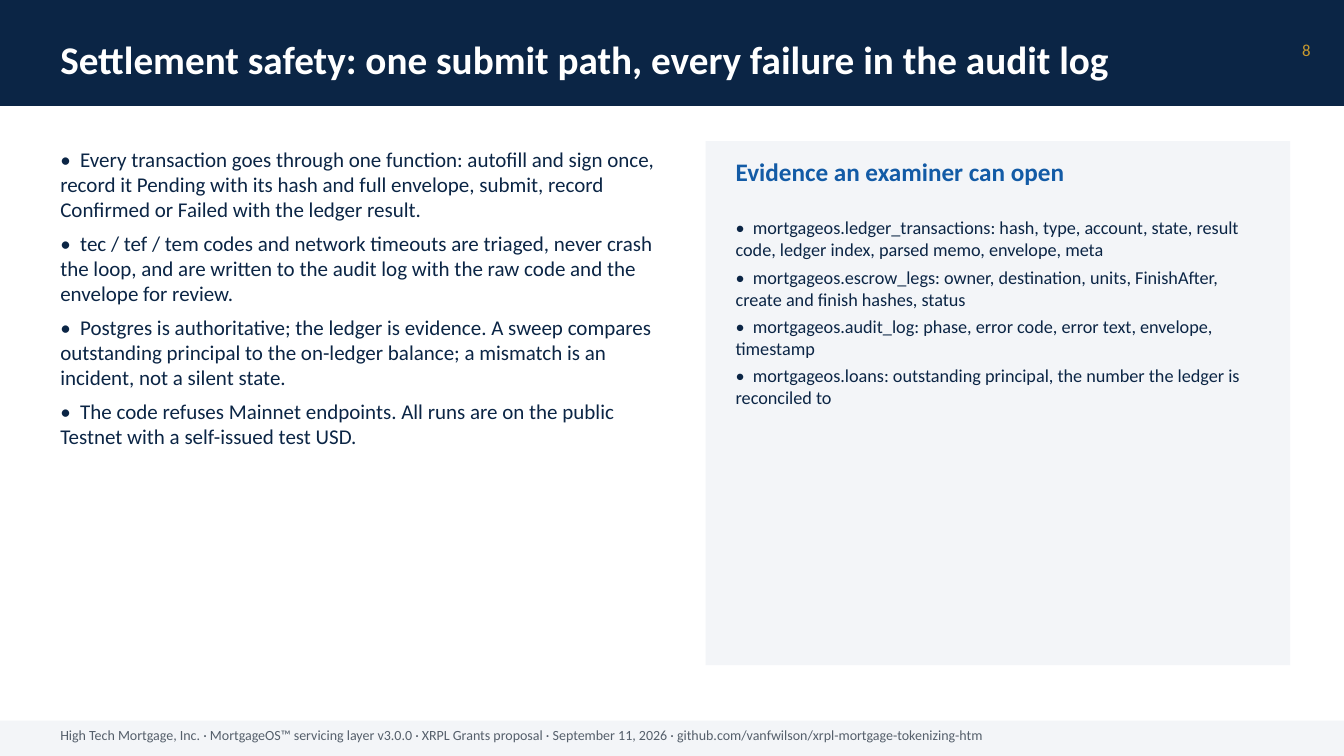
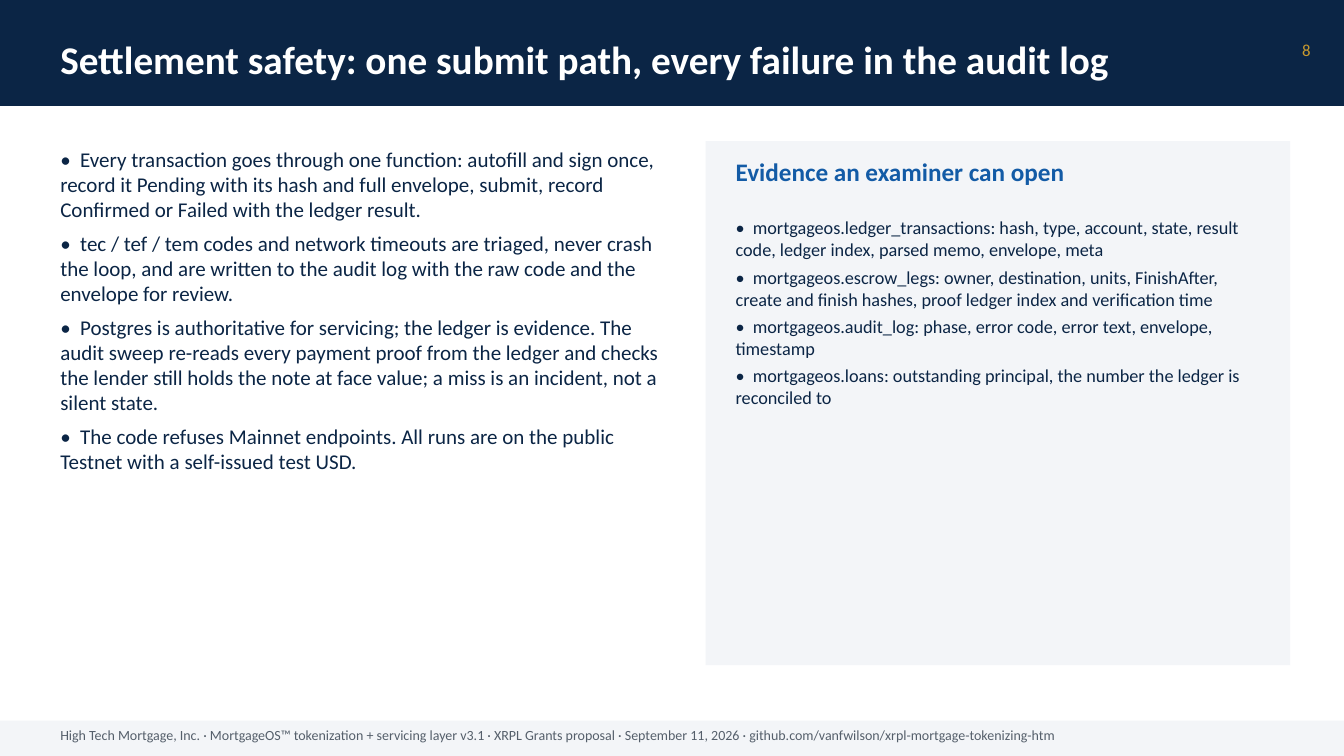
Before and after one commit to vanfwilson/xrpl-mortgage-tokenizing-htm, a slide deck: slide 8 of docs/grant-deck-2026-09-11.pptx. Drawn at 1344x756 pixels with LibreOffice and Linux fonts; fonts in the diff are those of the drawing. Boxes give left, top, right and bottom in pixels: in the first picture for what was removed or moved away, otherwise in the second. Text is boxed around its words. In the diff, an @@ line names an element or a change of style, - is before the commit and + after.

```diff
--- a/docs/grant-deck-2026-09-11.pptx
+++ b/docs/grant-deck-2026-09-11.pptx
@@ text at [736,271,1218,309]: text changed @@
-• mortgageos.escrow_legs: owner, destination, units, FinishAfter, create and finish hashes, status
+• mortgageos.escrow_legs: owner, destination, units, FinishAfter, create and finish hashes, proof ledger index and verification time
@@ text at [60,320,658,410]: text changed @@
-• Postgres is authoritative; the ledger is evidence. A sweep compares outstanding principal to the on-ledger balance; a mismatch is an incident, not a silent state.
+• Postgres is authoritative for servicing; the ledger is evidence. The audit sweep re-reads every payment proof from the ledger and checks the lender still holds the note at face value; a miss is an incident, not a silent state.
@@ text at [60,730,1054,743]: text changed @@
-High Tech Mortgage, Inc. · MortgageOS™ servicing layer v3.0.0 · XRPL Grants proposal · September 11, 2026 · github.com/vanfwilson/xrpl-mortgage-tokenizing-htm
+High Tech Mortgage, Inc. · MortgageOS™ tokenization + servicing layer v3.1 · XRPL Grants proposal · September 11, 2026 · github.com/vanfwilson/xrpl-mortgage-tokenizing-htm
```
Also in this commit, not shown: 14 other slides changed, 18 other files.
